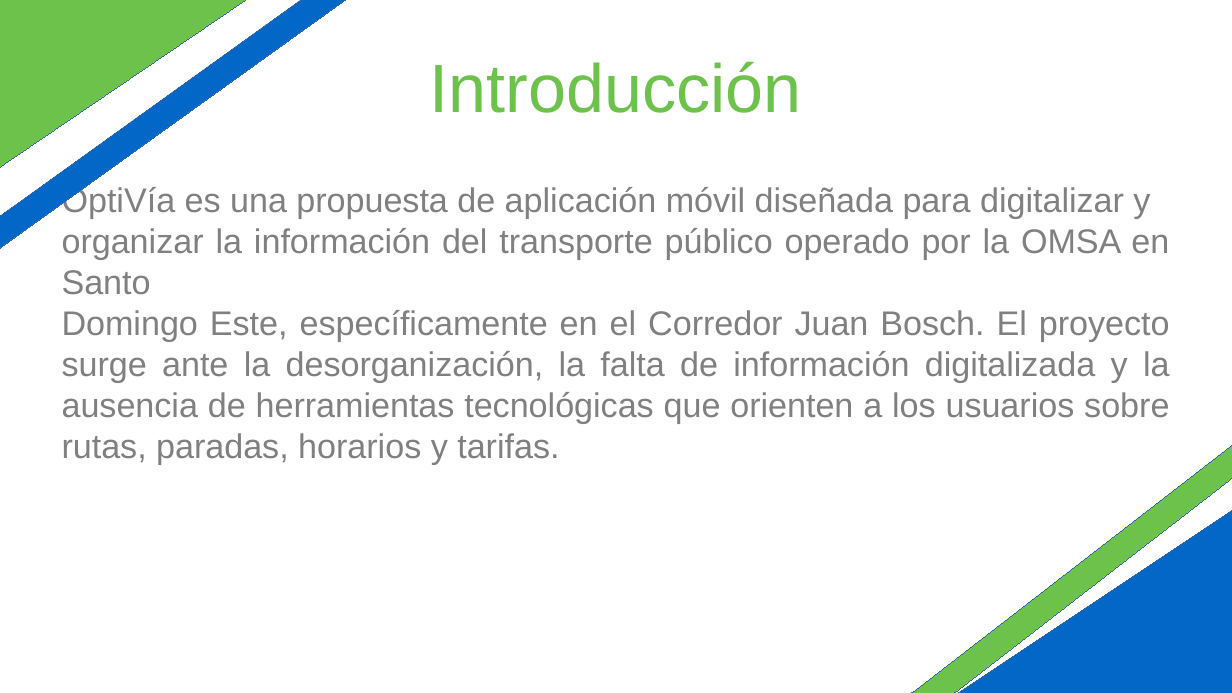
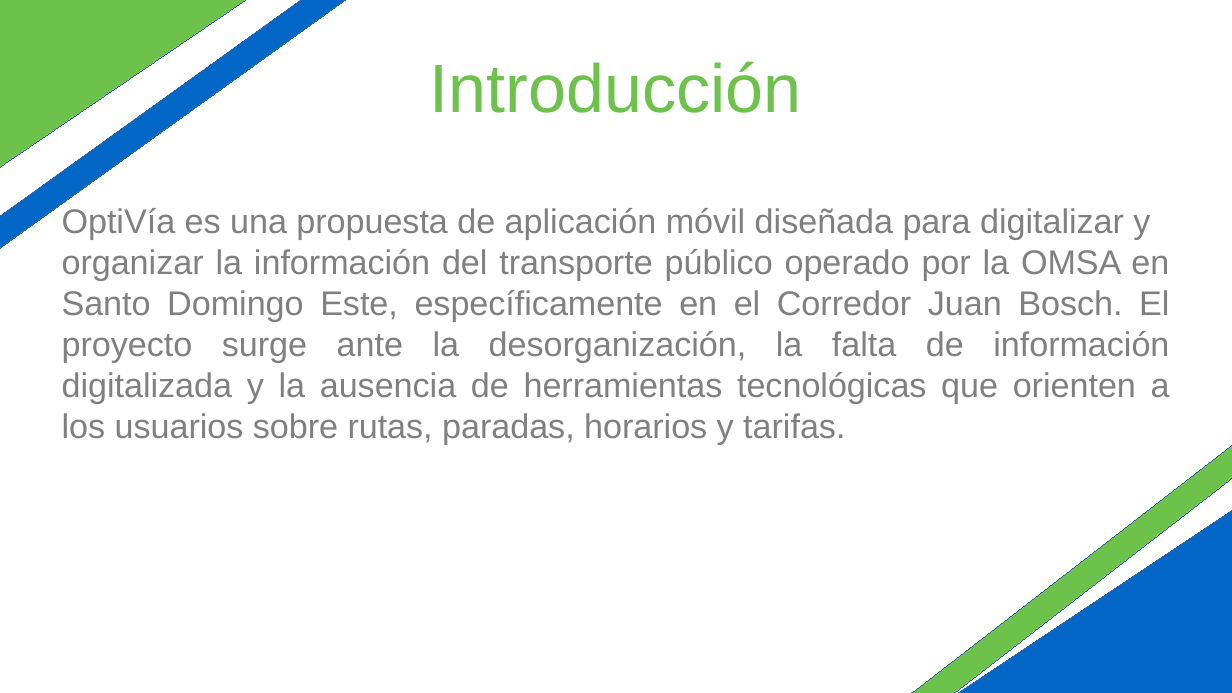
Before and after one commit to klbsoft/OptiVia, a slide deck: slide 2 of docs/Presentation_Ready.odp (slide 5 before the commit). Drawn at 1232x693 pixels with LibreOffice and Linux fonts; fonts in the diff are those of the drawing. Boxes give left, top, right and bottom in pixels: in the first picture for what was removed or moved away, otherwise in the second. Text is boxed around its words. In the diff, an @@ line names an element or a change of style, - is before the commit and + after.

```diff
--- a/docs/Presentation_Ready.odp
+++ b/docs/Presentation_Ready.odp
@@ subtitle at (62,249,1170,444): text changed @@
-organizar la información del transporte público operado por la OMSA en Santo
-Domingo Este, específicamente en el Corredor Juan Bosch. El proyecto surge ante la desorganización, la falta de información digitalizada y la ausencia de herramientas tecnológicas que orienten a los usuarios sobre rutas, paradas, horarios y tarifas.
+organizar la información del transporte público operado por la OMSA en Santo Domingo Este, específicamente en el Corredor Juan Bosch. El proyecto surge ante la desorganización, la falta de información digitalizada y la ausencia de herramientas tecnológicas que orienten a los usuarios sobre rutas, paradas, horarios y tarifas.
```
Also in this commit, not shown: 4 other slides changed, 13 slides added, 3 slides removed, 6 other files.
